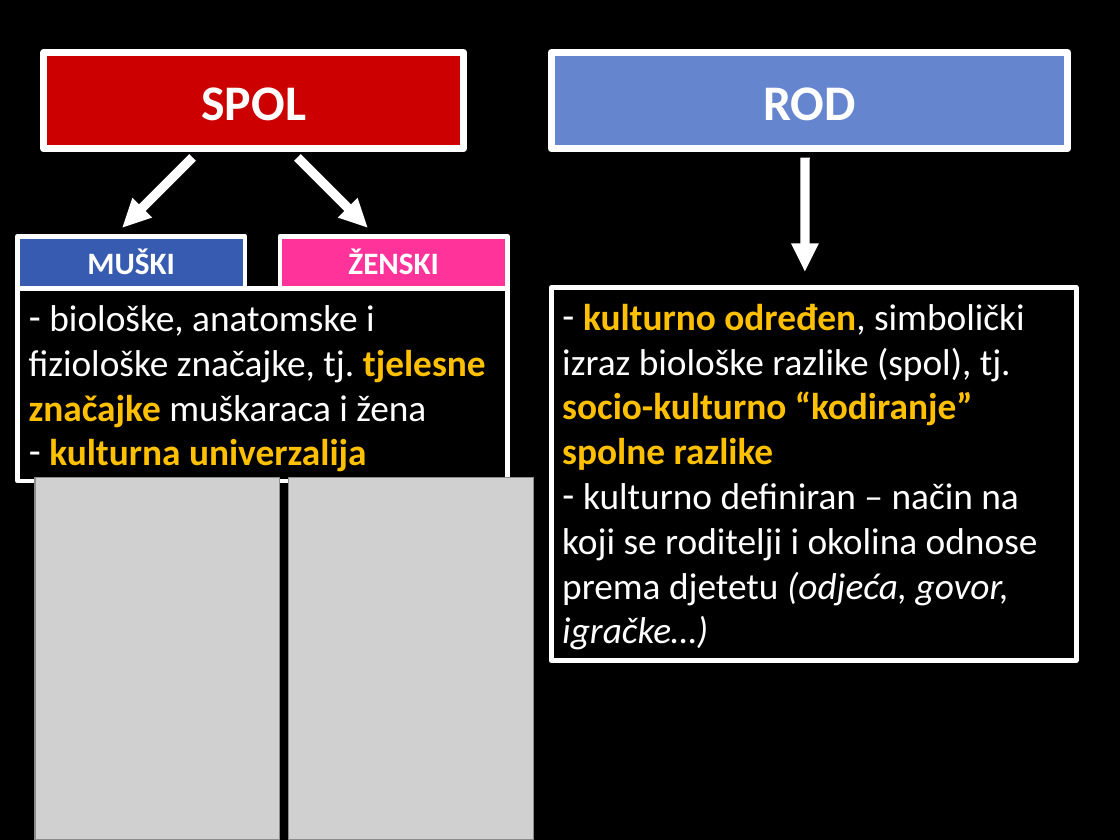
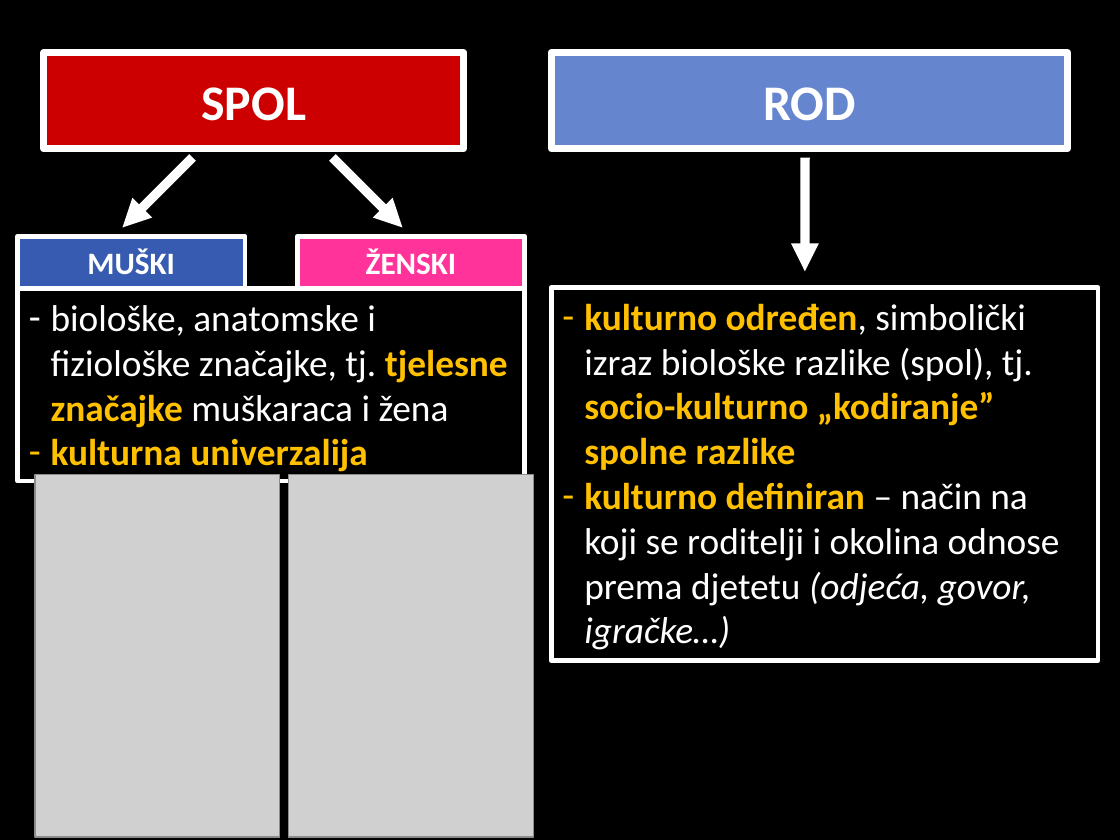
Before and after one commit to srednja-skola/sociologija, a slide deck: slide 16 of data/pptx/005_socijalizacija_i_identitet.pptx (slide 17 before the commit). Drawn at 1120x840 pixels with LibreOffice and Linux fonts; fonts in the diff are those of the drawing; grey boxes stand for pictures. Boxes give left, top, right and bottom in pixels: in the first picture for what was removed or moved away, otherwise in the second. Text is boxed around its words. In the diff, an @@ line names an element or a change of style, - is before the commit and + after.

```diff
--- a/data/pptx/005_socijalizacija_i_identitet.pptx
+++ b/data/pptx/005_socijalizacija_i_identitet.pptx
@@ arrow moved from (298, 158) - (367, 227) to (333, 158) - (402, 227) @@
@@ rectangle "ŽENSKI": place and size @@
-rectangle "ŽENSKI" at box(280, 236, 507, 289)
+rectangle "ŽENSKI" at box(297, 236, 524, 289)
@@ rectangle "biološke, anatomske i fiziološke značajke, ...": place and size @@
-rectangle "biološke, anatomske i fiziološke značajke, ..." at box(18, 289, 508, 482)
+rectangle "biološke, anatomske i fiziološke značajke, ..." at box(18, 289, 525, 482)
@@ rectangle "biološke, anatomske i fiziološke značajke, ..." at box(18, 289, 525, 482): indent changed @@
@@ rectangle "kulturno određen, simbolički izraz biološke ...": place and size @@
-rectangle "kulturno određen, simbolički izraz biološke ..." at box(551, 288, 1076, 661)
+rectangle "kulturno određen, simbolički izraz biološke ..." at box(551, 288, 1098, 661)
@@ text in rectangle at box(584, 303, 1033, 470): text changed @@
-– kulturno određen, simbolički izraz biološke razlike (spol), tj. socio-kulturno “kodiranje” spolne razlike
+– kulturno određen, simbolički izraz biološke razlike (spol), tj. socio-kulturno „kodiranje” spolne razlike
@@ text in rectangle at box(584, 482, 1060, 650): text colour #FFFFFF to #FFC000, bold on in "kulturno definiran"; indent changed @@
```
Also in this commit, not shown: 17 other slides changed, 5 slides added, 3 slides removed.
